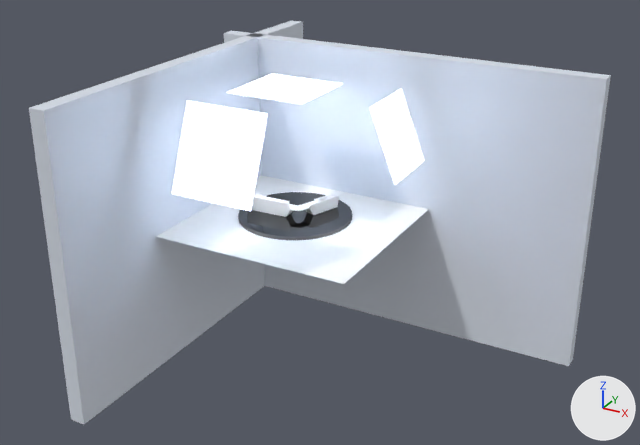
The Blender file INB Resources/Raw Assets/Blender/Front Reception Desk.blend: old version first, new version second.
The view is the same before and after, from a 50 mm lens placed at (21.7, -36.4, 18.3), pointed at (2.2, -0.9, 0.6). The lights are fixed; the arrows at lower right show +X, +Y and +Z.

The older version as bpy lines, for what is in view:
```python
ob_cube = bpy.data.objects.new('Cube', me_cube_001)
ob_cube.location = (-5.44, -0.51, 0.19)
ob_cube.scale = (0.411, 10.6, 7.76)
ob_cube_001 = bpy.data.objects.new('Cube.001', me_cube_002)
ob_cube_001.location = (3.33, 5.49, 0.19)
ob_cube_001.rotation_euler = (0.0, 0.0, 1.571)  # degrees (0, 0, 90)
ob_cube_001.scale = (0.411, 10.6, 7.76)
ob_cylinder = bpy.data.objects.new('Cylinder', me_cylinder)
ob_cylinder.location = (-0.16, 0.71, -0.13)
ob_cylinder.scale = (3.0, 3.0, 0.12)
ob_plane = bpy.data.objects.new('Plane', me_plane)
ob_plane.location = (-0.13, 0.9, -0.21)
ob_plane.scale = (5.75, 5.75, 5.75)
ob_plane_001 = bpy.data.objects.new('Plane.001', me_plane_001)
ob_plane_001.location = (-0.14, -5.96, 5.28)
ob_plane_001.rotation_euler = (-1.942, 0.0, 0.0)  # degrees (-111, 0, 0)
ob_plane_001.scale = (2.14, 2.14, 2.14)
ob_plane_002 = bpy.data.objects.new('Plane.002', me_plane_002)
ob_plane_002.location = (5.7, 0.38, 5.28)
ob_plane_002.rotation_euler = (-1.942, 0.0, 1.599)  # degrees (-111, 0, 92)
ob_plane_002.scale = (1.87, 1.87, 1.87)
ob_plane_003 = bpy.data.objects.new('Plane.003', me_plane_003)
ob_plane_003.location = (-0.56, 0.64, 6.7)
ob_plane_003.scale = (2.14, 2.14, 2.14)
ob_reseption_desk = bpy.data.objects.new('Reseption Desk', me_cube)
ob_reseption_desk.location = (0.03, 0.82, 0.49)
ob_reseption_desk.rotation_euler = (0.0, 0.0, 0.0165)  # degrees (0, 0, 0.9)
ob_reseption_desk.scale = (1.0, 1.0, 0.135)
```
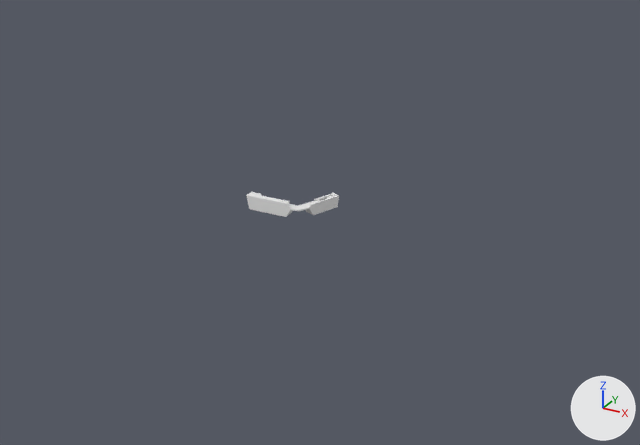
What the commit changed:
Object 'Plane.001' (ob_plane_001) is now hidden.
Object 'Cube' (ob_cube) is now hidden.
Object 'Plane' (ob_plane) is now hidden.
Object 'Cylinder' (ob_cylinder) turns from (0, 0, 0) to (0, 0, 60) degrees about x, y and z.
Object 'Cylinder' (ob_cylinder) is now hidden.
Object 'Cube.001' (ob_cube_001) is now hidden.
Object 'Plane.002' (ob_plane_002) is now hidden.
Object 'Plane.003' (ob_plane_003) is now hidden.

Location of each change, (x1, y1, x2, y2) in pixels of the pictures (640 x 445 px):
'Cube.001', hidden: before (224, 31, 611, 366)
'Cube', hidden: before (29, 21, 303, 424)
'Plane', hidden: before (156, 175, 428, 284)
'Plane.001', hidden: before (172, 100, 268, 211)
'Cylinder', hidden: before (238, 192, 352, 240)
'Plane.002', hidden: before (370, 89, 424, 185)
'Plane.003', hidden: before (226, 74, 343, 104)
